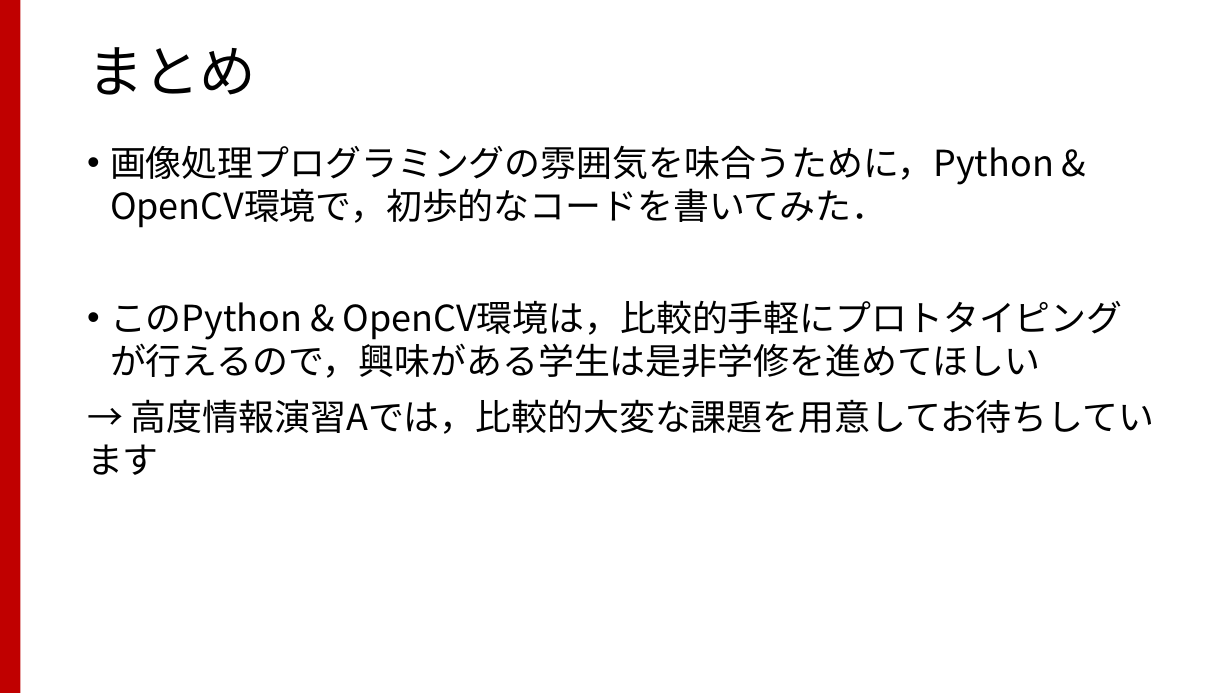
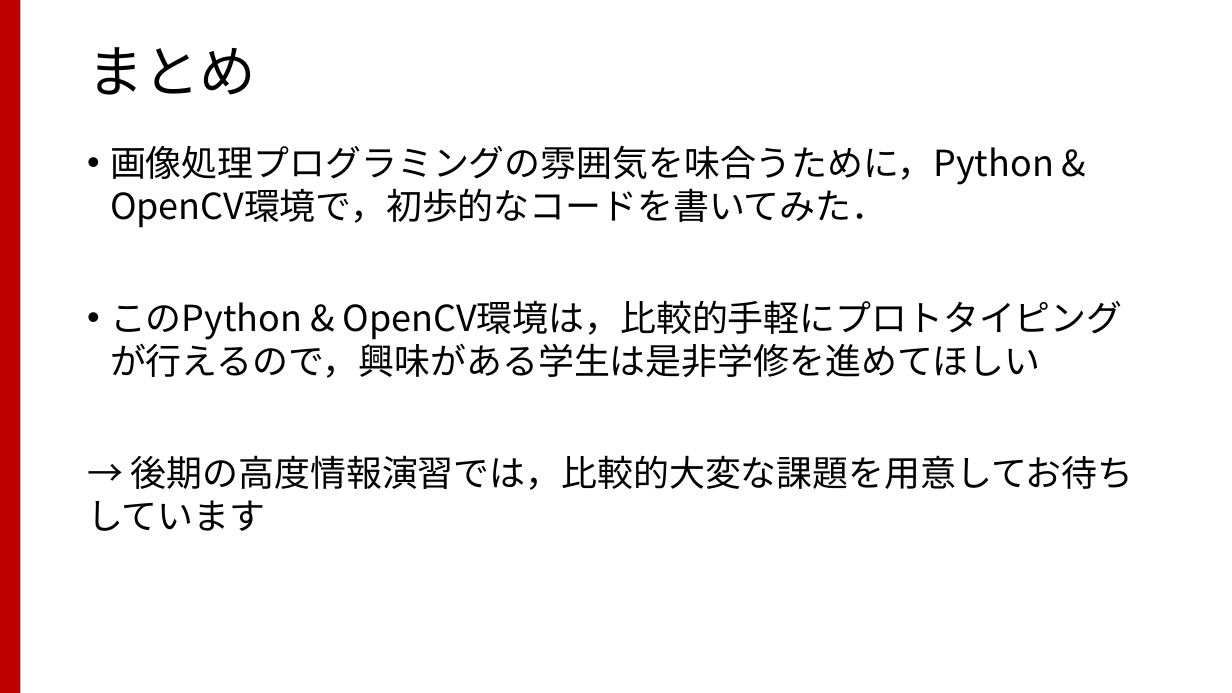
Before and after one commit to TakashiIjiri/TakashiIjiri.github.io, a slide deck: slide 26 of classes/dm2017/DigitalMedia2_13.pptx. Drawn at 1232x693 pixels with LibreOffice and Linux fonts; fonts in the diff are those of the drawing. Boxes give left, top, right and bottom in pixels: in the first picture for what was removed or moved away, otherwise in the second. Text is boxed around its words. In the diff, an @@ line names an element or a change of style, - is before the commit and + after.

```diff
--- a/classes/dm2017/DigitalMedia2_13.pptx
+++ b/classes/dm2017/DigitalMedia2_13.pptx
@@ text at <box>87,455,1134,531</box>: text changed @@
-→ 高度情報演習Aでは，比較的大変な課題を用意してお待ちしています
+→ 後期の高度情報演習では，比較的大変な課題を用意してお待ちしています
```
Also in this commit, not shown: 3 other slides changed, 2 other files.
